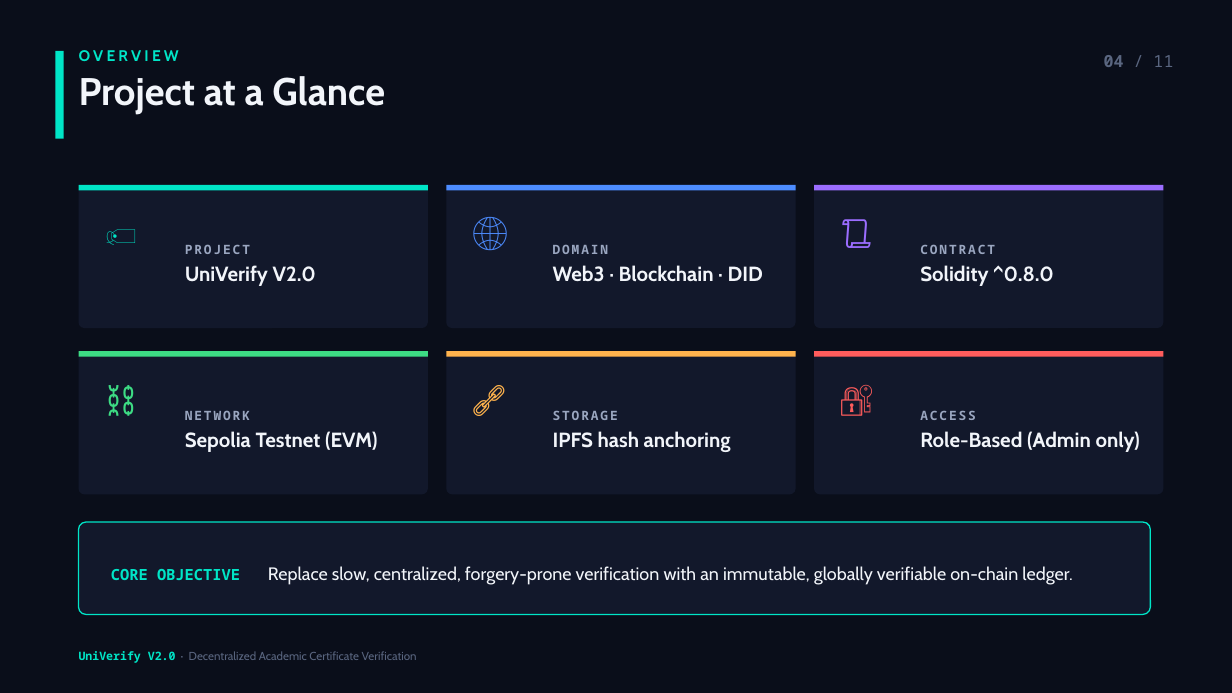
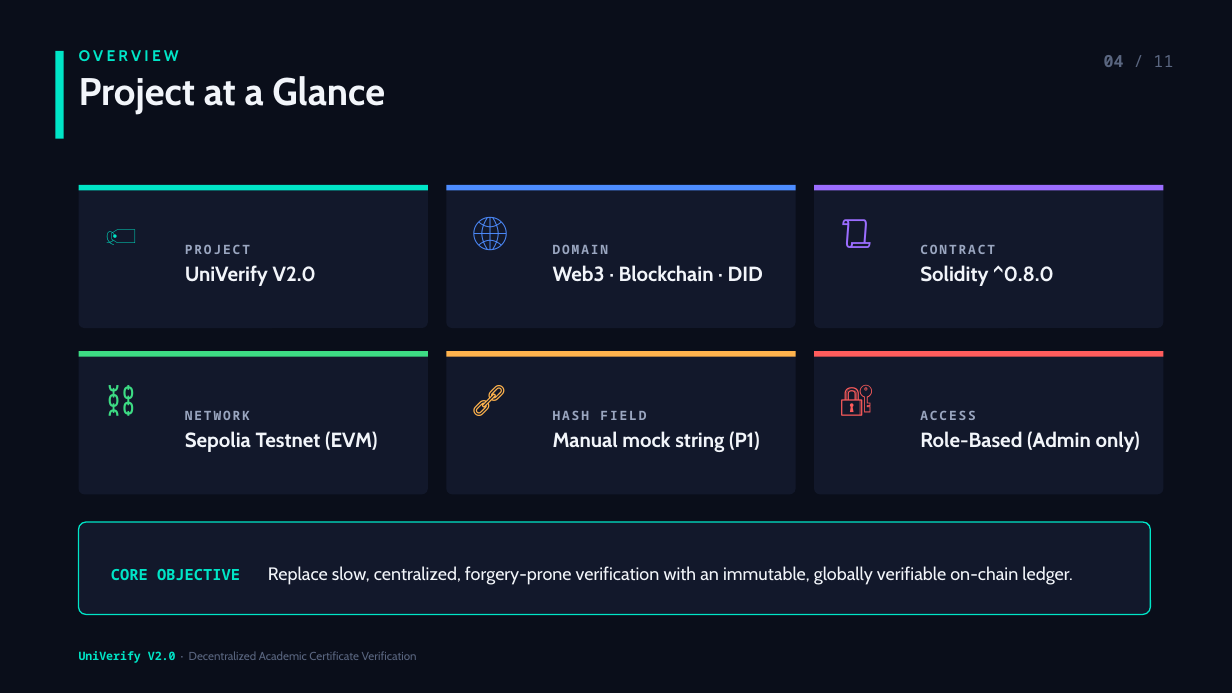
Before and after one commit to shaikmofficial-ai/univeridy-ppt, a slide deck: slide 4 of UniVerify_V2.0.pptx. Drawn at 1232x693 pixels with LibreOffice and Linux fonts; fonts in the diff are those of the drawing. Boxes give left, top, right and bottom in pixels: in the first picture for what was removed or moved away, otherwise in the second. Text is boxed around its words. In the diff, an @@ line names an element or a change of style, - is before the commit and + after.

Commit message:
Add publication-grade PDF; correct hash narrative (Phase-1 mock vs Phase-2 IPFS/SHA-256)

```diff
--- a/UniVerify_V2.0.pptx
+++ b/UniVerify_V2.0.pptx
@@ text at [553,411,760,452]: text changed @@
-STORAGE
-IPFS hash anchoring
+HASH FIELD
+Manual mock string (P1)
```
Also in this commit, not shown: 3 other slides changed, 3 other files.
